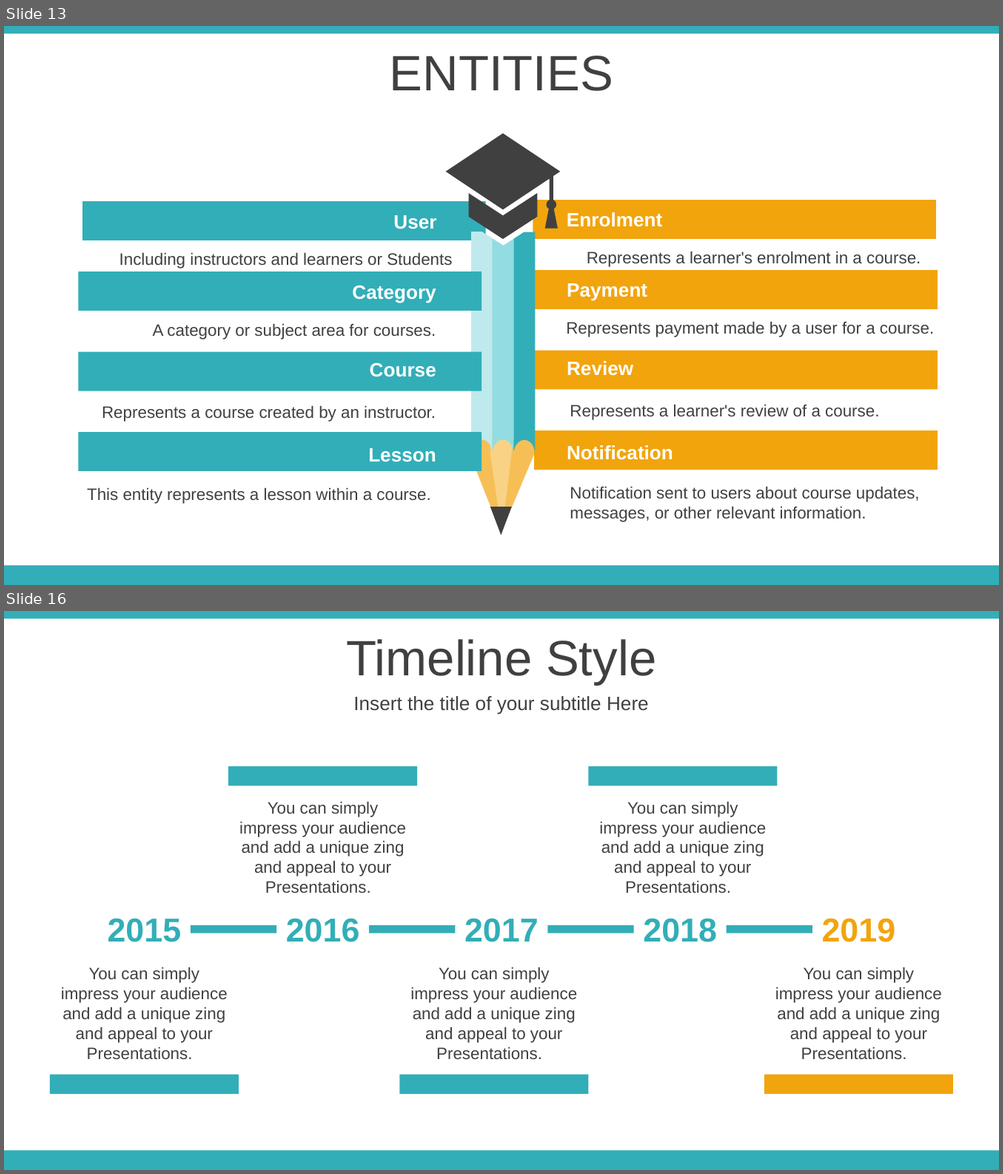
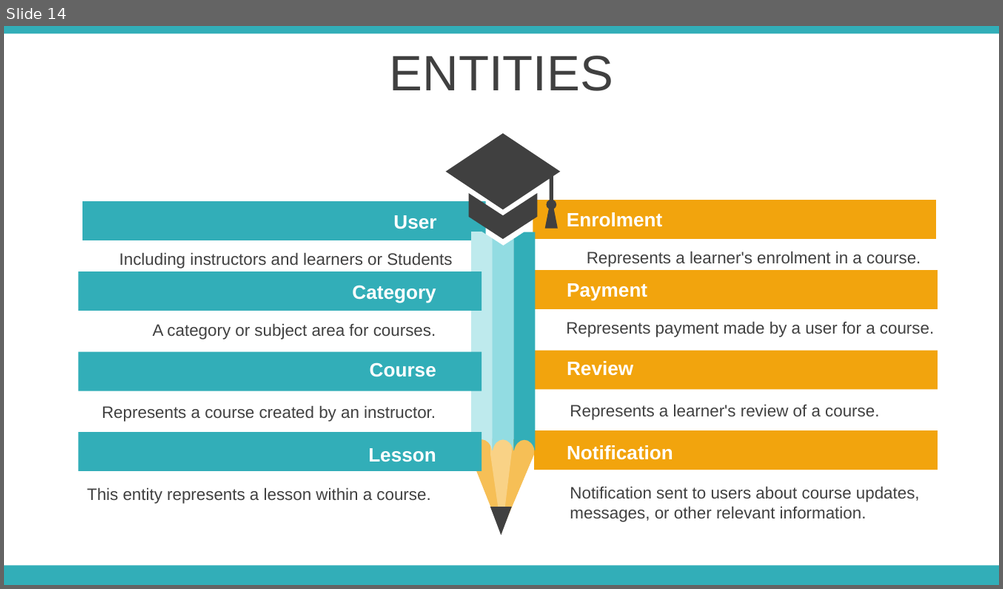
Before and after one commit to treehays/EasyLearn, a slide deck: EasyLearn/Material/02 Sample Template.pptx. Shown one above the other, each under a label of ours: slides 13 and 16 before the commit, slide 14 after it; the slides between them are not shown. The pictures are 1003x1174 and 1003x589 pixels, drawn with LibreOffice and Linux fonts; fonts in the diff are those of the drawing. Boxes give left, top, right and bottom in pixels: in the first picture for what was removed or moved away, otherwise in the second. Text is boxed around its words. In the diff, an @@ line names an element or a change of style, - is before the commit and + after.

```diff
--- a/EasyLearn/Material/02 Sample Template.pptx
+++ b/EasyLearn/Material/02 Sample Template.pptx
@@ slide 16 removed at [4,611,999,1170], background #FFFFFF; not listed: 2 template elements that a slide beside it also shows @@
@@ text removed at [346,639,656,685] @@
-Timeline Style
@@ text removed at [353,696,649,715] @@
-Insert the title of your subtitle Here
@@ rectangle removed at [229,766,418,786] @@
@@ rectangle removed at [588,766,777,786] @@
@@ text removed at [239,801,406,893] @@
-You can simply impress your audience and add a unique zing and appeal to your Presentations.
@@ text removed at [599,801,765,893] @@
-You can simply impress your audience and add a unique zing and appeal to your Presentations.
@@ text removed at [108,918,182,943] @@
-2015
@@ text removed at [286,918,360,943] @@
-2016
@@ text removed at [464,918,538,943] @@
-2017
@@ text removed at [643,918,717,943] @@
-2018
@@ text removed at [822,918,896,943] @@
-2019
@@ rectangle removed at [190,925,276,933] @@
@@ rectangle removed at [369,925,455,933] @@
@@ rectangle removed at [547,925,634,933] @@
@@ rectangle removed at [726,925,813,933] @@
@@ text removed at [61,967,227,1059] @@
-You can simply impress your audience and add a unique zing and appeal to your Presentations.
@@ text removed at [410,967,577,1059] @@
-You can simply impress your audience and add a unique zing and appeal to your Presentations.
@@ text removed at [775,967,942,1059] @@
-You can simply impress your audience and add a unique zing and appeal to your Presentations.
@@ rectangle removed at [50,1074,239,1094] @@
@@ rectangle removed at [400,1074,589,1094] @@
@@ rectangle removed at [764,1074,953,1094] @@
@@ what was slide 13 is now slide 14 @@
```
Also in this commit, not shown: 1 slide changed, 4 slides added, 65 other slides removed, 39 other files.
